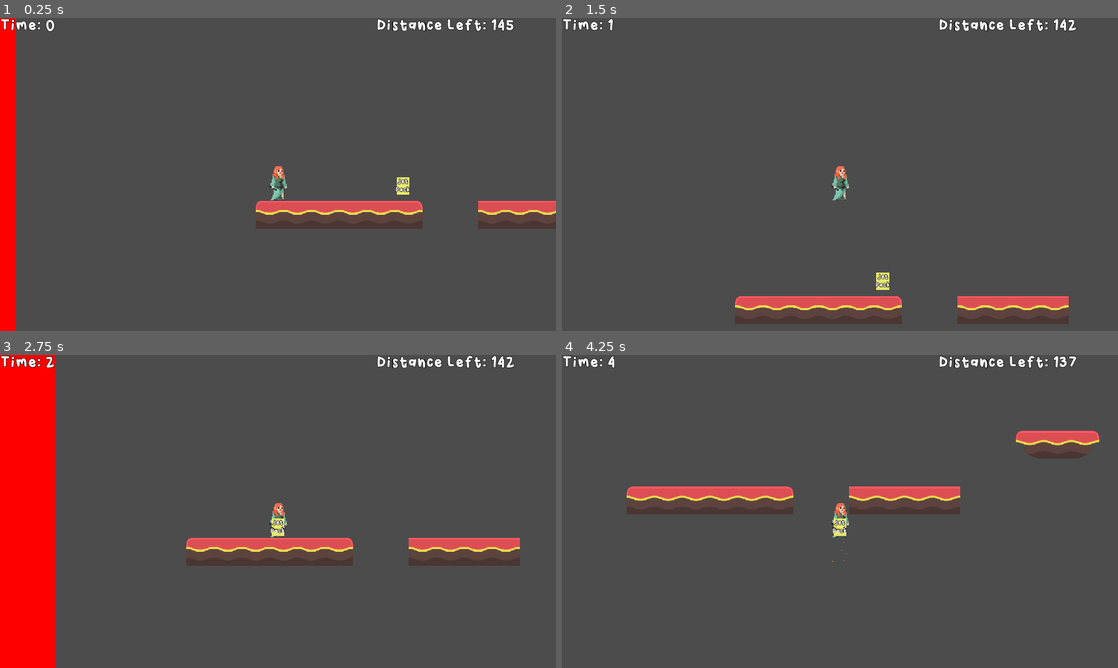
Above: before the commit, frames 1-4 (two rows, left to right).
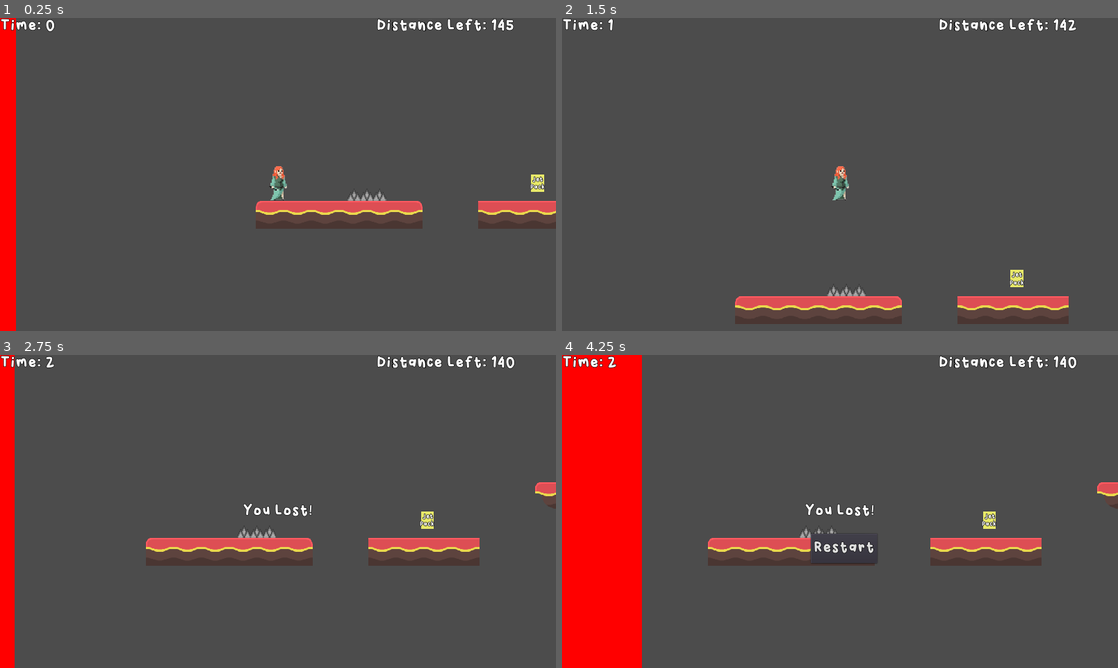
Above: after the commit, the same moments.

Repository: jonahshader/back5_platformer_unit3
Game: Godot game, scene res://scenes/levels/Level_1.tscn
Two runs of this game, one before a commit and one after it. Both use one fixed random seed, a clock stepped at 60 frames per second and the inputs below.
Inputs:
- Up to frame 1 (0.25 s): no input
- Up to frame 2 (1.5 s): hold Right (move_right) from 0.53 s (still down); tap Space (jump) at 0.77 s
- Up to frame 3 (2.75 s): tap Space (jump) at 1.52 s; release Right (move_right) at 2.03 s; hold Left (move_left) from 2.03 s (still down)
- Up to frame 4 (4.25 s): release Left (move_left) at 2.78 s; hold Right (move_right) from 2.78 s (still down); tap Space (jump) at 3.02, 3.77 s

The runs differ from the first frame. In frame 1, 0.4% of the frame differs, in the area x 62-98%, y 50-59%; in frame 2, 0.4%; in frame 3, 10%; in frame 4, 21%, in the area x 0-100%, y 0-100%.

Commit message:
Spikes

Diff:
--- a/scenes/levels/Level_1.tscn
+++ b/scenes/levels/Level_1.tscn
@@ -7,6 +7,7 @@
 [ext_resource path="res://scenes/objects/Death_Wall.tscn" type="PackedScene" id=5]
 [ext_resource path="res://scenes/objects/EscExit.tscn" type="PackedScene" id=6]
 [ext_resource path="res://scenes/objects/JetPackPickup.tscn" type="PackedScene" id=7]
+[ext_resource path="res://scenes/objects/spikes.tscn" type="PackedScene" id=8]
 
 [node name="1" type="Node"]
 
@@ -29,9 +30,24 @@
 [node name="EscExit" parent="." instance=ExtResource( 6 )]
 
 [node name="JetPackPickup" parent="." instance=ExtResource( 7 )]
-position = Vector2( 339.041, 989.807 )
+position = Vector2( 648.724, 984.468 )
+
+[node name="SpikeTrap" parent="." instance=ExtResource( 8 )]
+position = Vector2( 225.494, 1008.1 )
+
+[node name="SpikeTrap2" parent="." instance=ExtResource( 8 )]
+position = Vector2( 254.994, 1008.1 )
+
+[node name="SpikeTrap3" parent="." instance=ExtResource( 8 )]
+position = Vector2( 284.244, 1008.1 )
 
 [connection signal="body_entered" from="Death_Wall" to="Player" method="gameover"]
 [connection signal="body_entered" from="Death_Wall" to="GameHud" method="gameover"]
 [connection signal="body_entered" from="Safehouse" to="Player" method="survived"]
 [connection signal="body_entered" from="Safehouse" to="GameHud" method="survived"]
+[connection signal="body_entered" from="SpikeTrap" to="Player" method="gameover"]
+[connection signal="body_entered" from="SpikeTrap" to="GameHud" method="gameover"]
+[connection signal="body_entered" from="SpikeTrap2" to="Player" method="gameover"]
+[connection signal="body_entered" from="SpikeTrap2" to="GameHud" method="gameover"]
+[connection signal="body_entered" from="SpikeTrap3" to="Player" method="gameover"]
+[connection signal="body_entered" from="SpikeTrap3" to="GameHud" method="gameover"]
--- /dev/null
+++ b/scenes/objects/spikes.gd
@@ -0,0 +1,21 @@
+extends Area2D
+
+
+# Declare member variables here. Examples:
+# var a = 2
+# var b = "text"
+
+
+# Called when the node enters the scene tree for the first time.
+func _ready():
+	pass # Replace with function body.
+
+
+# Called every frame. 'delta' is the elapsed time since the previous frame.
+#func _process(delta):
+#	pass
+
+
+func _on_Area2D_body_entered(body):
+	if body.is_in_group("../Player"):
+		print("Player Dead")
--- /dev/null
+++ b/scenes/objects/spikes.tscn
@@ -0,0 +1,21 @@
+[gd_scene load_steps=4 format=2]
+
+[ext_resource path="res://assets/Images/trap.png" type="Texture" id=1]
+[ext_resource path="res://scenes/objects/spikes.gd" type="Script" id=2]
+
+[sub_resource type="RectangleShape2D" id=1]
+extents = Vector2( 14.3992, 13.7584 )
+
+[node name="SpikeTrap" type="Area2D"]
+script = ExtResource( 2 )
+
+[node name="CollisionShape2D" type="CollisionShape2D" parent="."]
+position = Vector2( 1.13948, 1.63263 )
+shape = SubResource( 1 )
+
+[node name="Sprite" type="Sprite" parent="."]
+texture = ExtResource( 1 )
+
+[node name="AnimationPlayer" type="AnimationPlayer" parent="."]
+
+[connection signal="body_entered" from="." to="." method="_on_Area2D_body_entered"]
Binary file added: assets/Images/trap.png
Not shown, added: assets/Images/trap.png.import
Not shown: 1 places in scenes/levels/Level_1.tscn that only renumber resources
